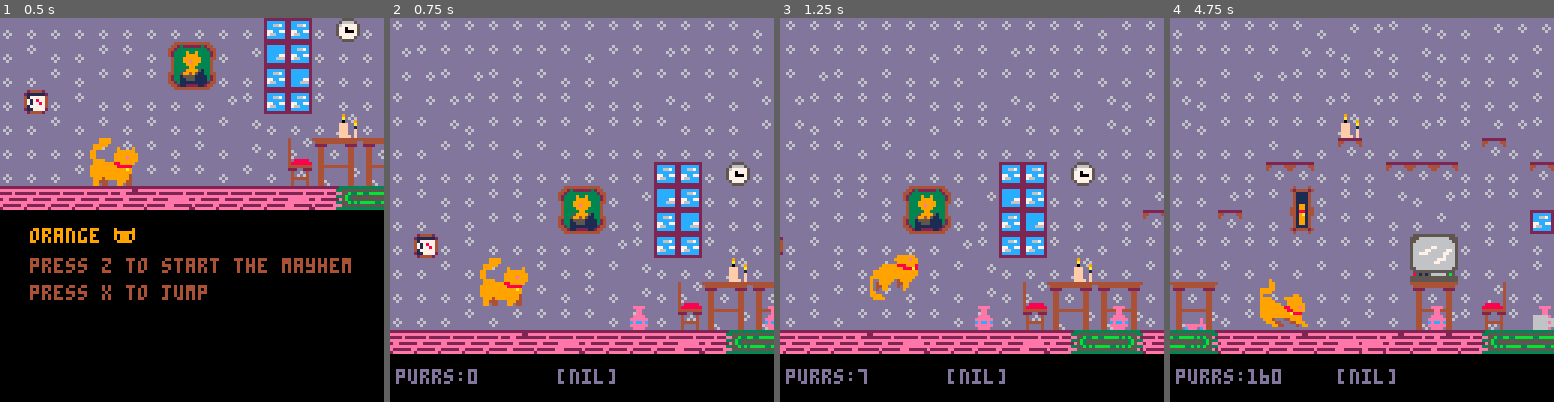
Above: before the commit, frames 1-4 (left to right).
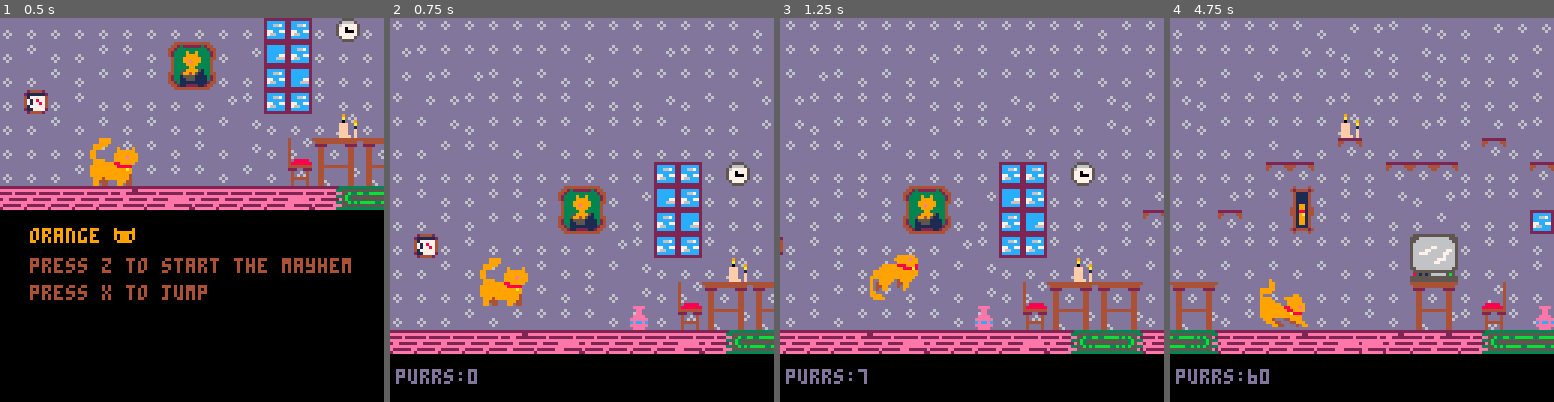
Above: after the commit, the same moments.

Repository: KianArashi/hello-game
Game: PICO-8 cartridge orange coll.p8
Two runs of this game, one before a commit and one after it. Both use one fixed random seed, a clock stepped at 60 frames per second and the inputs below.
Inputs:
- Up to frame 1 (0.5 s): tap X (X key) at 0.33 s
- Up to frame 2 (0.75 s): tap O (Z key) at 0.7 s
- Up to frame 3 (1.25 s): tap X (X key) at 1.07 s
- Up to frame 4 (4.75 s): tap O (Z key) every 0.4 s from 1.7 to 4.5 s; tap X (X key) at 1.85, 2.97, 4.08 s

Frame 1 is identical in both runs. In frame 2, 0.3% of the frame differs, in the area x 43-100%, y 75-96%; in frame 3, 0.5%; in frame 4, 0.9%, in the area x 3-100%, y 75-96%.

Commit message:
Update orange coll.p8

Diff:
--- a/orange coll.p8
+++ b/orange coll.p8
@@ -98,7 +98,7 @@
 -- player.score+=player.speed
  cat_draw()
 --	print("purrs:"..flr(time()),2,117,13)
- print(debug,56,117,13)
+ --print(debug,56,117,13)
 	print("purrs:"..purrs+flr(map_purrs),2,117,13)
 end
 -->8
@@ -216,7 +216,7 @@
 	for i=1,100 do
 		local item={}
 			item.type="vase"
-			item.x=flr(rnd(128*8*11))
+			item.x=flr(rnd(128*8*20))
 			item.y=96 --why 96? acolo e pozitia in pixeli a podelei
 			item.b_spr=33
 			item.spr=32
@@ -227,7 +227,7 @@
 	for i=1,50 do
 		local item={}
 		 	item.type="mug"
-			item.x=flr(rnd(128*8*11))
+			item.x=flr(rnd(128*8*20))
 			item.y=96
 			item.spr=34
 		 	item.b_spr=35
@@ -238,7 +238,7 @@
 	for i=1,100 do
 		local item={}
 			item.type="ball"
-			item.x=flr(rnd(128*8*11))
+			item.x=flr(rnd(128*8*20))
 			item.y=96
 			item.spr=38
 		 	item.broken=false
